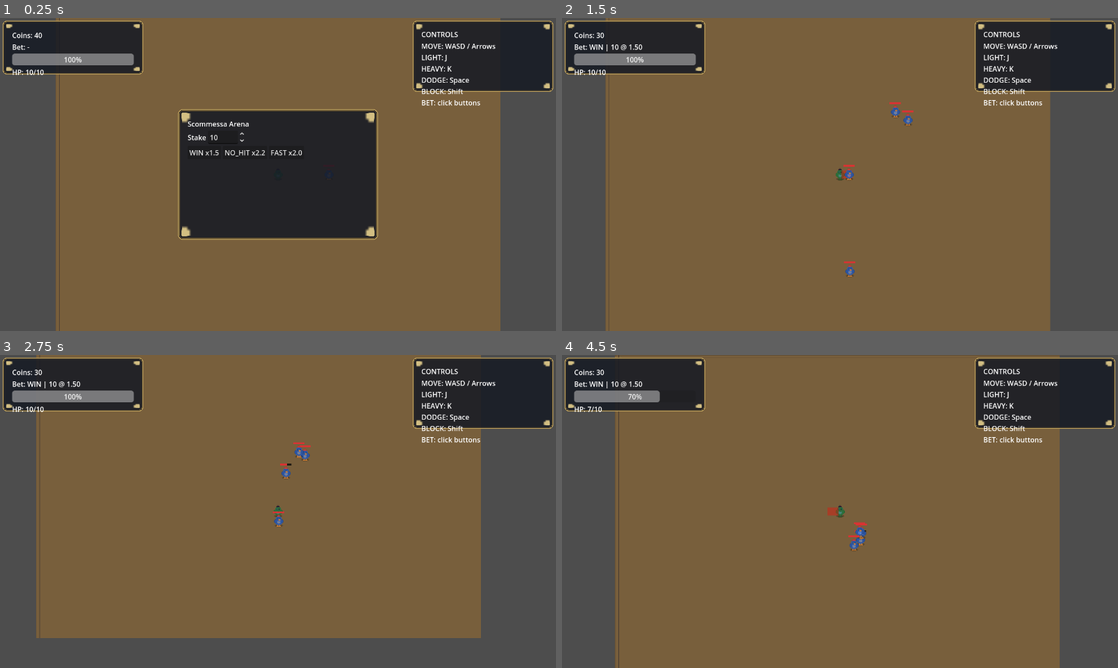
Above: before the commit, frames 1-4 (two rows, left to right).
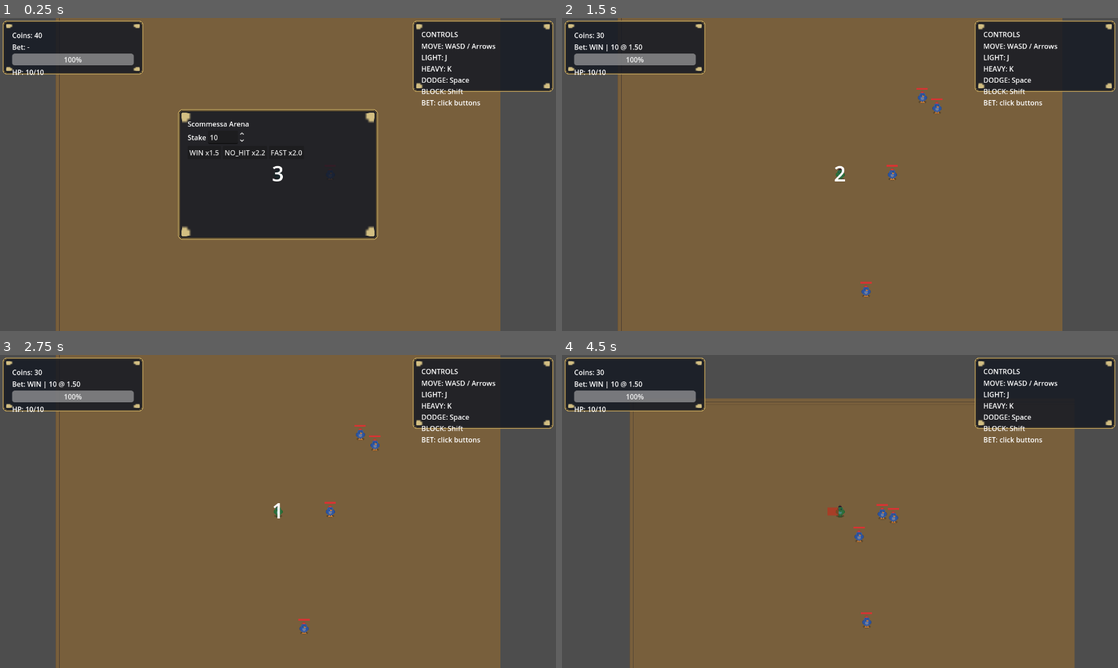
Above: after the commit, the same moments.

Repository: Faratas410/Gallicus-2.0
Game: Godot game, scene res://scenes/Main.tscn
Two runs of this game, one before a commit and one after it. Both use one fixed random seed, a clock stepped at 60 frames per second and the inputs below.
Inputs:
- Up to frame 1 (0.25 s): no input
- Up to frame 2 (1.5 s): click "WIN x1.5" at 0.5 s; tap Enter at 1.25 s; hold D (move_right) from 1.28 s (still down); tap K (attack_heavy) at 1.35 s
- Up to frame 3 (2.75 s): release D (move_right) at 2.03 s; hold S (move_down) from 2.03 s (still down); tap J (attack_light) at 2.1 s
- Up to frame 4 (4.5 s): release S (move_down) at 2.78 s; hold D (move_right) 2.78-3.53 s; hold L (block) 2.78-3.53 s; hold W (move_up) 3.53-4.28 s; tap Space (dodge) at 3.6 s; hold A (move_left) from 4.28 s (still down); tap K (attack_heavy) at 4.35 s

The runs differ from the first frame. In frame 1, less than 0.1% of the frame differs, in the area x 49-51%, y 47-53%; in frame 2, 3.9%; in frame 3, 13%, in the area x 6-90%, y 0-100%; in frame 4, 12%.

Commit message:
Add countdown phase and game over health reset

Diff:
--- a/scenes/UI.tscn
+++ b/scenes/UI.tscn
@@ -179,3 +179,17 @@
 offset_bottom = 140.0
 horizontal_alignment = 2
 text = "FPS: 0\nArena: 0\nEnemies: 0\nBet active: false"
+
+[node name="CountdownLabel" type="Label" parent="HUD"]
+anchor_left = 0.5
+anchor_top = 0.5
+anchor_right = 0.5
+anchor_bottom = 0.5
+offset_left = -120.0
+offset_top = -36.0
+offset_right = 120.0
+offset_bottom = 36.0
+theme_override_font_sizes/font_size = 48
+horizontal_alignment = 1
+visible = false
+text = ""
--- a/scripts/entities/enemy_basic.gd
+++ b/scripts/entities/enemy_basic.gd
@@ -26,6 +26,7 @@
 var _state: EnemyState = EnemyState.CHASE
 var _attack_cooldown: float = 0.0
 var _hp_bar: Node2D = null
+var _run_phase: String = "PREP"
 
 @onready var hitbox: Area2D = $Hitbox
 @onready var hitbox_shape: CollisionShape2D = $Hitbox/CollisionShape2D
@@ -36,6 +37,8 @@
 func _ready() -> void:
 	_hp = max_health
 	add_to_group("enemies")
+	if GameEvents.has_signal("run_phase_changed"):
+		GameEvents.run_phase_changed.connect(_on_run_phase_changed)
 	body_shape.disabled = false
 	hurtbox.monitoring = true
 	hitbox.monitoring = true
@@ -64,6 +67,9 @@
 func _physics_process(delta: float) -> void:
 	if _attack_cooldown > 0.0:
 		_attack_cooldown = max(_attack_cooldown - delta, 0.0)
+	if _run_phase != "LIVE":
+		velocity = Vector2.ZERO
+		return
 	if _knockback_timer > 0.0:
 		_state = EnemyState.HITSTUN
 		velocity = _knockback_velocity
@@ -185,3 +191,6 @@
 	image.fill(Color(0.85, 0.2, 0.2, 1.0))
 	sprite.texture = ImageTexture.create_from_image(image)
 	sprite.scale = Vector2(24.0, 24.0)
+
+func _on_run_phase_changed(phase: String) -> void:
+	_run_phase = phase
--- a/scripts/entities/player.gd
+++ b/scripts/entities/player.gd
@@ -31,6 +31,7 @@
 var _knockback_velocity := Vector2.ZERO
 var _knockback_timer := 0.0
 var hitbox_viz: ColorRect
+var _run_phase: String = "PREP"
 
 @onready var hitbox: Area2D = $Hitbox
 @onready var hitbox_shape: CollisionShape2D = $Hitbox/CollisionShape2D
@@ -43,6 +44,8 @@
 	health_changed.emit(_current_health, max_health)
 	add_to_group("player")
 	set_physics_process(true)
+	if GameEvents.has_signal("run_phase_changed"):
+		GameEvents.run_phase_changed.connect(_on_run_phase_changed)
 	for action in ["move_left", "move_right", "move_up", "move_down"]:
 		if not InputMap.has_action(action):
 			push_error("Missing input action: %s" % action)
@@ -71,6 +74,9 @@
 	if _state == PlayerState.DEAD:
 		velocity = Vector2.ZERO
 		move_and_slide()
+		return
+	if _run_phase != "LIVE":
+		velocity = Vector2.ZERO
 		return
 
 	var input_dir: Vector2 = Input.get_vector("move_left", "move_right", "move_up", "move_down")
@@ -209,6 +215,12 @@
 	set_physics_process(true)
 	set_process(true)
 
+func reset_full_health() -> void:
+	_current_health = max_health
+	_state = PlayerState.IDLE
+	velocity = Vector2.ZERO
+	health_changed.emit(_current_health, max_health)
+
 func _start_light_attack() -> void:
 	_start_attack(
 		1,
@@ -328,3 +340,6 @@
 	image.fill(Color(0.2, 0.6, 0.9, 1.0))
 	sprite.texture = ImageTexture.create_from_image(image)
 	sprite.scale = Vector2(24.0, 24.0)
+
+func _on_run_phase_changed(phase: String) -> void:
+	_run_phase = phase
--- a/scripts/systems/game_events.gd
+++ b/scripts/systems/game_events.gd
@@ -14,3 +14,4 @@
 signal bet_closed
 signal player_damaged
 signal run_phase_changed(phase: String)
+signal countdown_started
--- a/scripts/systems/run_manager.gd
+++ b/scripts/systems/run_manager.gd
@@ -47,6 +47,7 @@
 	start_new_run()
 
 func start_new_run() -> void:
+	var was_game_over := _is_game_over
 	_run_failed_emitted = false
 	_is_game_over = false
 	if _force_game_over_if_dead():
@@ -57,6 +58,7 @@
 	}
 	GameEvents.run_started.emit()
 	GameEvents.coins_changed.emit(run.coins)
+	_reset_player_health_if_needed(was_game_over)
 	_begin_prep_phase()
 	_open_bet_ui()
 
@@ -67,6 +69,7 @@
 	restart_run(true)
 
 func restart_run(preserve_coins: bool = true) -> void:
+	var was_game_over := _is_game_over
 	_run_failed_emitted = false
 	_is_game_over = false
 	if _force_game_over_if_dead():
@@ -109,6 +112,7 @@
 		_arena = get_tree().get_first_node_in_group("arena")
 
 	GameEvents.run_started.emit()
+	_reset_player_health_if_needed(was_game_over)
 	if _arena != null and _arena.has_method("restart_arena"):
 		_arena.call("restart_arena")
 	_begin_prep_phase()
@@ -327,7 +331,7 @@
 	_apply_phase()
 
 func _apply_phase() -> void:
-	var active := _phase == "LIVE" and not _waiting_for_bet and not _is_game_over
+	var active := not _waiting_for_bet and not _is_game_over
 	_set_gameplay_active(active)
 	if _arena != null:
 		_arena.set_physics_process(active)
@@ -341,11 +345,17 @@
 	_prep_sequence_id += 1
 	var current_id := _prep_sequence_id
 	_set_phase("PREP")
-	var timer := get_tree().create_timer(1.0)
-	timer.timeout.connect(func() -> void:
-		if current_id != _prep_sequence_id:
-			return
-		if _phase == "GAME_OVER":
-			return
-		_set_phase("LIVE")
-	)
+	GameEvents.countdown_started.emit()
+	await get_tree().create_timer(3.0).timeout
+	if current_id != _prep_sequence_id:
+		return
+	if _phase == "GAME_OVER":
+		return
+	_set_phase("LIVE")
+
+func _reset_player_health_if_needed(was_game_over: bool) -> void:
+	if not was_game_over:
+		return
+	_player = _resolve_player()
+	if _player != null and _player.has_method("reset_full_health"):
+		_player.call("reset_full_health")
--- a/scripts/ui/ui_root.gd
+++ b/scripts/ui/ui_root.gd
@@ -15,6 +15,7 @@
 @onready var next_bet_button: Button = $HUD/GameOverPanel/GameOverVBox/NextBetButton
 @onready var quit_button: Button = $HUD/GameOverPanel/GameOverVBox/QuitButton
 @onready var controls_hint_panel: Panel = $HUD/ControlsHintPanel
+@onready var countdown_label: Label = get_node_or_null("HUD/CountdownLabel") as Label
 
 var _bets_by_id: Dictionary = {}
 var _bet_manager: Node
@@ -33,6 +34,7 @@
 	GameEvents.bet_ui_opened.connect(_on_bet_ui_opened)
 	GameEvents.bet_ui_closed.connect(_on_bet_ui_closed)
 	GameEvents.betting_opened.connect(_on_betting_opened)
+	GameEvents.countdown_started.connect(_on_countdown_started)
 
 	if bet_panel == null:
 		push_warning("Bet UI missing, disabling betting panel.")
@@ -66,6 +68,17 @@
 
 	print("UI ready: coins=%s bet_panel=%s debug=%s" % [coins_label != null, bet_panel != null, debug_overlay != null])
 
+func show_countdown(seconds: int = 3) -> void:
+	if countdown_label == null:
+		return
+	countdown_label.visible = true
+	for i in range(seconds, 0, -1):
+		countdown_label.text = str(i)
+		await get_tree().create_timer(1.0).timeout
+	countdown_label.text = "GO!"
+	await get_tree().create_timer(0.5).timeout
+	countdown_label.visible = false
+
 func _on_run_started() -> void:
 	if coins_label != null:
 		coins_label.text = "Coins: 0"
@@ -93,6 +106,9 @@
 		if bet_panel != null:
 			bet_panel.visible = false
 		return
+
+func _on_countdown_started() -> void:
+	await show_countdown()
 
 func _on_run_started_controls() -> void:
 	if controls_hint_panel == null:
